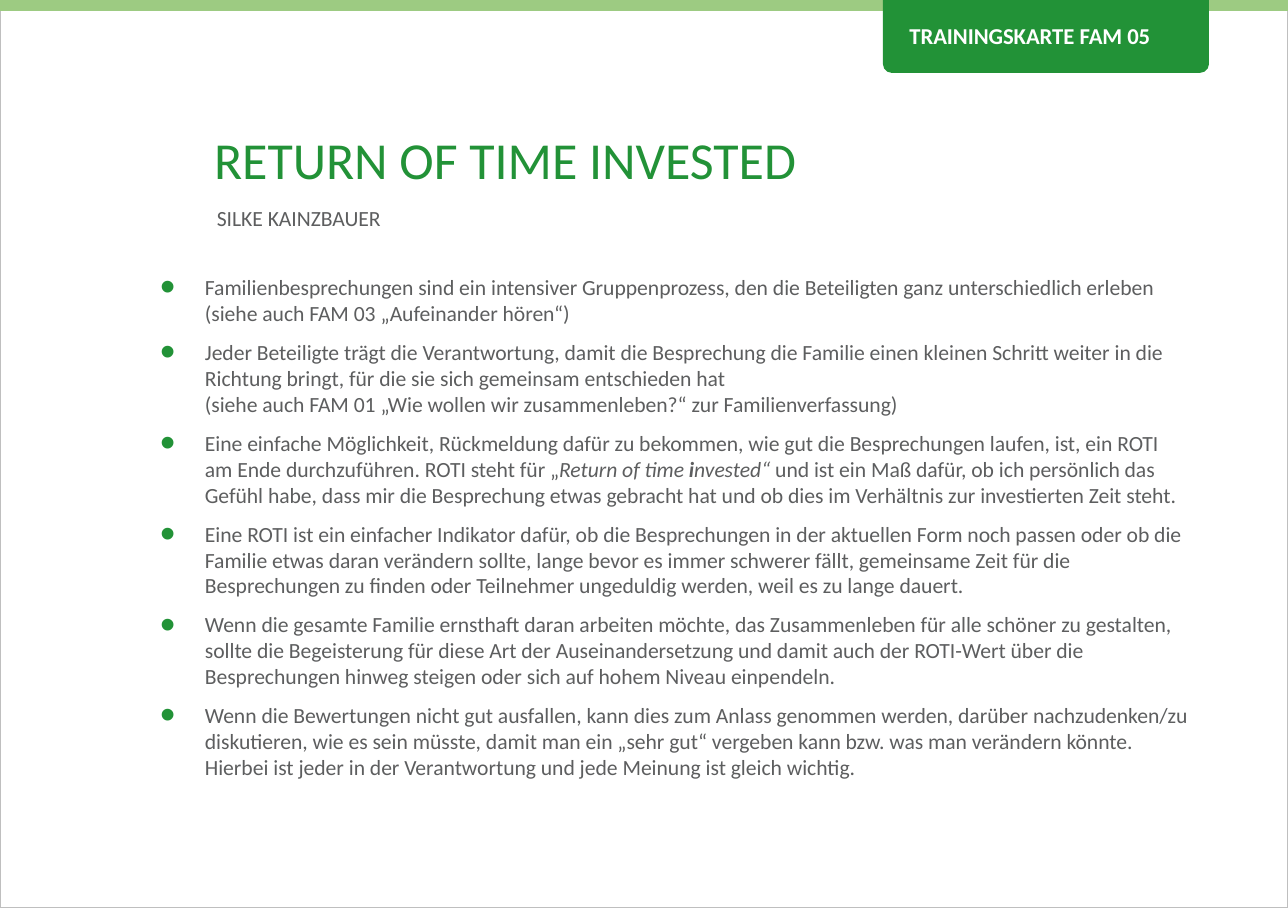
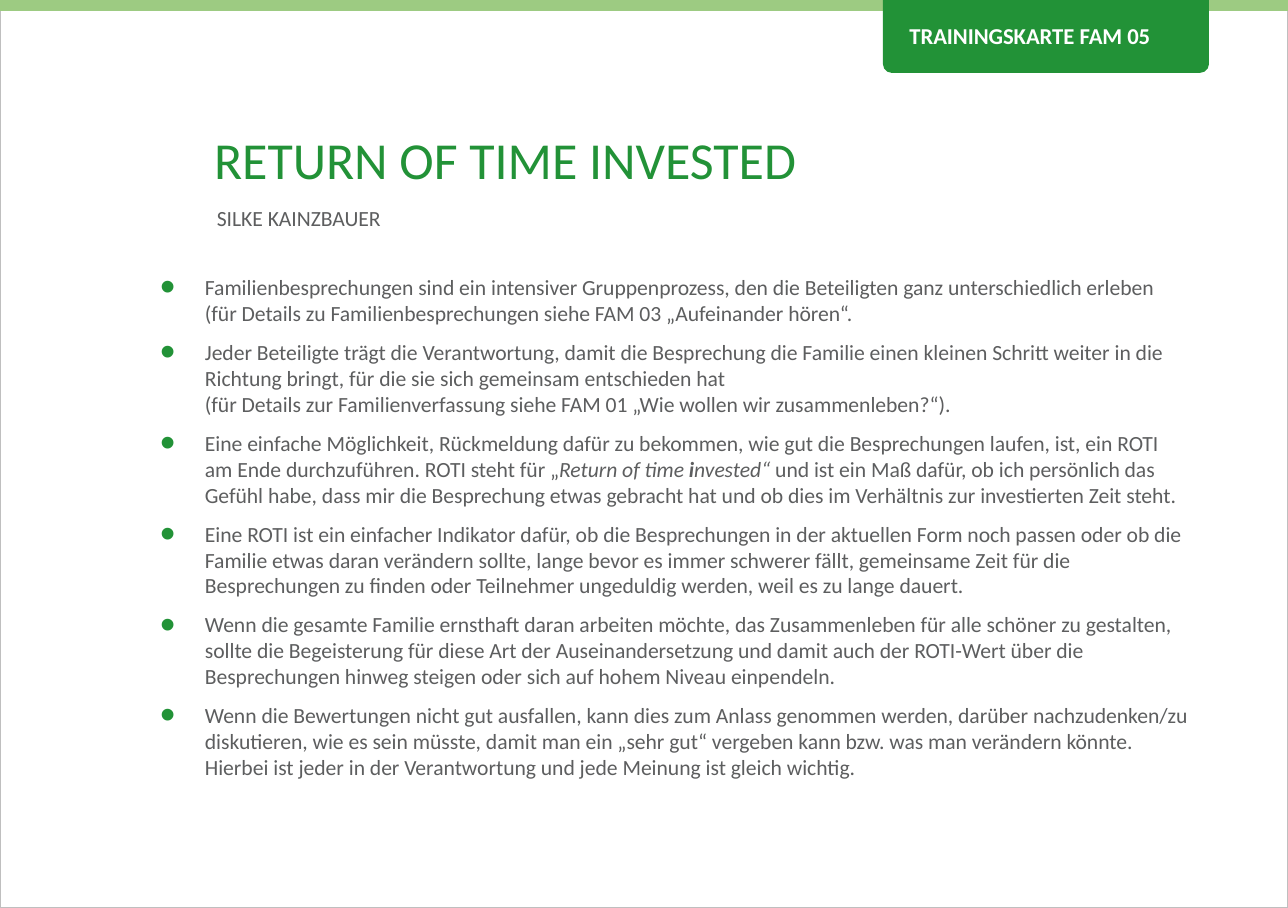
Before and after one commit to Teamtool/training-materials, a slide deck: slide 1 of emotional erwachsen/Family (FAM)/ger/apprentice/ger_FAM_05_ROTI_EE_A.pptx. Drawn at 1288x908 pixels with LibreOffice and Linux fonts; fonts in the diff are those of the drawing; background and template pictures are left out. Boxes give left, top, right and bottom in pixels: in the first picture for what was removed or moved away, otherwise in the second. Text is boxed around its words. In the diff, an @@ line names an element or a change of style, - is before the commit and + after.

```diff
--- a/emotional erwachsen/Family (FAM)/ger/apprentice/ger_FAM_05_ROTI_EE_A.pptx
+++ b/emotional erwachsen/Family (FAM)/ger/apprentice/ger_FAM_05_ROTI_EE_A.pptx
@@ text at (205,280,1163,416): text changed @@
-• Familienbesprechungen sind ein intensiver Gruppenprozess, den die Beteiligten ganz unterschiedlich erleben (siehe auch FAM 03 „Aufeinander hören“)
-• Jeder Beteiligte trägt die Verantwortung, damit die Besprechung die Familie einen kleinen Schritt weiter in die Richtung bringt, für die sie sich gemeinsam entschieden hat
-  (siehe auch FAM 01 „Wie wollen wir zusammenleben?“ zur Familienverfassung)
+• Familienbesprechungen sind ein intensiver Gruppenprozess, den die Beteiligten ganz unterschiedlich erleben (für Details zu Familienbesprechungen siehe FAM 03 „Aufeinander hören“.
+• Jeder Beteiligte trägt die Verantwortung, damit die Besprechung die Familie einen kleinen Schritt weiter in die Richtung bringt, für die sie sich gemeinsam entschieden hat
+  (für Details zur Familienverfassung siehe FAM 01 „Wie wollen wir zusammenleben?“).
```
Also in this commit, not shown: 1 other slide changed, 1 other file.
